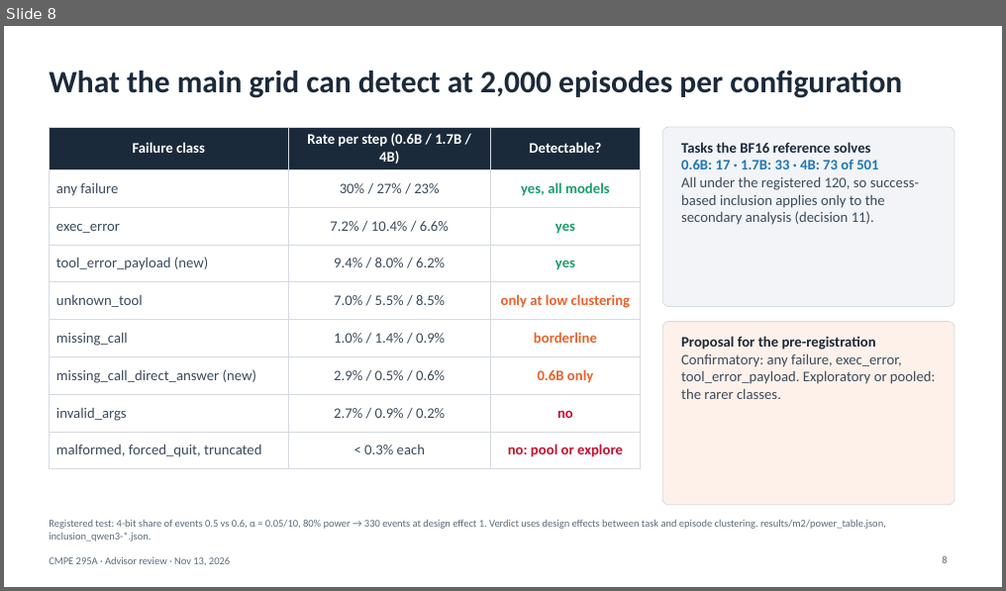
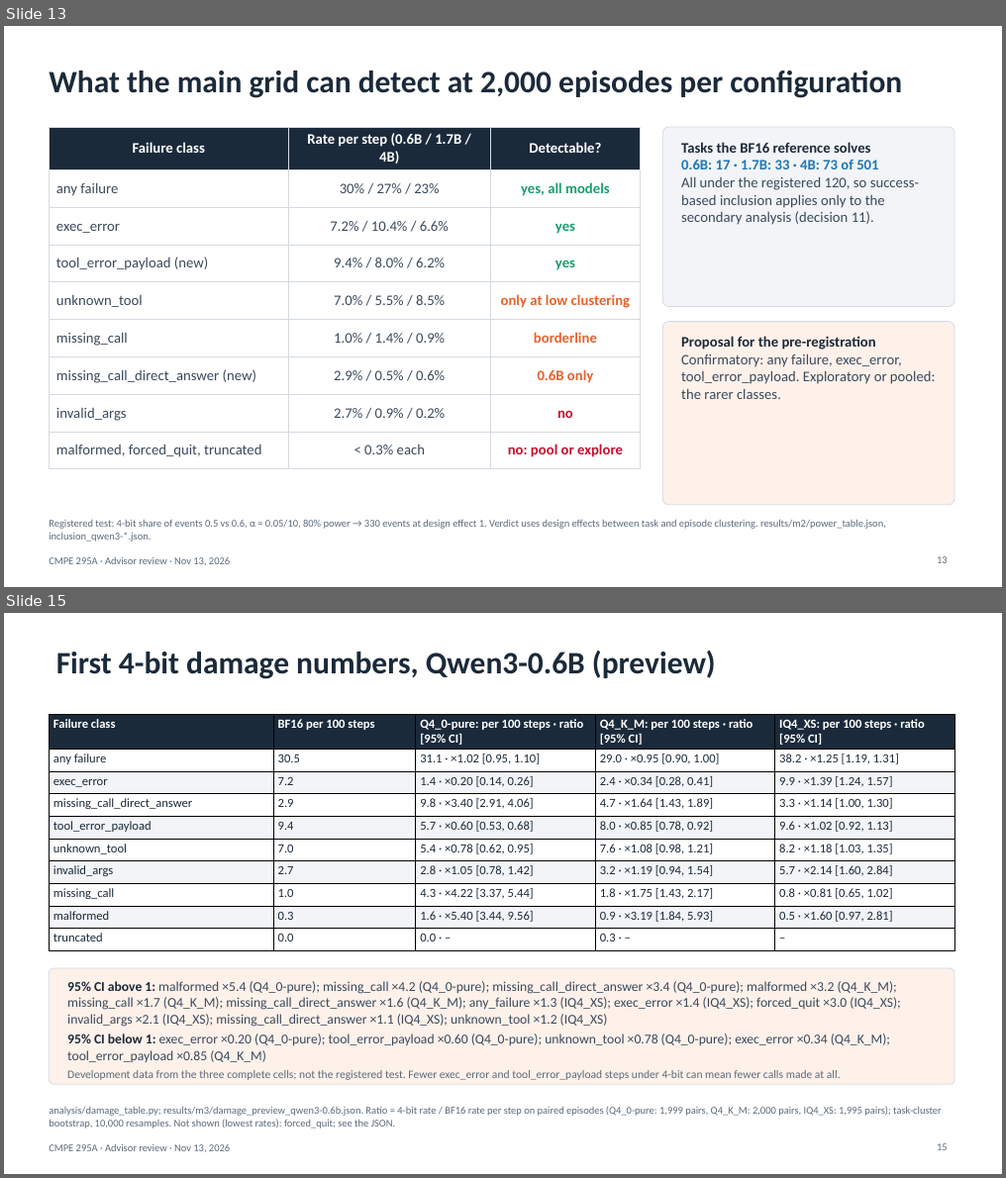
Before and after one commit to VritikaMalhotra/CMPE_295A, a slide deck: presentation/CMPE295A_Advisor_Review_Slides_2026-11-13.pptx. Shown one above the other, each under a label of ours: slide 8 before the commit, slides 13 and 15 after it; the slides between them are not shown. The pictures are 1006x591 and 1006x1178 pixels, drawn with LibreOffice and Linux fonts; fonts in the diff are those of the drawing. Boxes give left, top, right and bottom in pixels: in the first picture for what was removed or moved away, otherwise in the second. Text is boxed around its words. In the diff, an @@ line names an element or a change of style, - is before the commit and + after.

Commit message:
Deck frozen (content): Nov 13 advisor review, pptx and PDF
Built from week a0d2d93 with run_status 12:28 (content freeze moved up
from 16:00). 22 slides; validate.py passes; all pages rendered and
viewed; every line that differs from the audited Nov 11 22:00 text is
checked against its JSON or log source. Only counts change after this
(16:45 refresh).

WB2 owner: Yashashav (M3 prep, deck). Run by Yashashav.

```diff
--- a/presentation/CMPE295A_Advisor_Review_Slides_2026-11-13.pptx
+++ b/presentation/CMPE295A_Advisor_Review_Slides_2026-11-13.pptx
@@ slide 15 added at [4,613,1002,1174], background #FFFFFF; not listed: 1 template element that a slide beside it also shows @@
@@ title added at [56,651,716,679], 30 pt, text #1B2A3A, bold @@
+First 4-bit damage numbers, Qwen3-0.6B (preview)
@@ table added at [49,714,954,946], 10 rows, 5 columns @@
+Failure class | BF16 per 100 steps | Q4_0-pure: per 100 steps · ratio [95% CI] | Q4_K_M: per 100 steps · ratio [95% CI] | IQ4_XS: per 100 steps · ratio [95% CI]
+any failure | 30.5 | 31.1 · ×1.02 [0.95, 1.10] | 29.0 · ×0.95 [0.90, 1.00] | 38.2 · ×1.25 [1.19, 1.31]
+exec_error | 7.2 | 1.4 · ×0.20 [0.14, 0.26] | 2.4 · ×0.34 [0.28, 0.41] | 9.9 · ×1.39 [1.24, 1.57]
+missing_call_direct_answer | 2.9 | 9.8 · ×3.40 [2.91, 4.06] | 4.7 · ×1.64 [1.43, 1.89] | 3.3 · ×1.14 [1.00, 1.30]
+tool_error_payload | 9.4 | 5.7 · ×0.60 [0.53, 0.68] | 8.0 · ×0.85 [0.78, 0.92] | 9.6 · ×1.02 [0.92, 1.13]
+unknown_tool | 7.0 | 5.4 · ×0.78 [0.62, 0.95] | 7.6 · ×1.08 [0.98, 1.21] | 8.2 · ×1.18 [1.03, 1.35]
+invalid_args | 2.7 | 2.8 · ×1.05 [0.78, 1.42] | 3.2 · ×1.19 [0.94, 1.54] | 5.7 · ×2.14 [1.60, 2.84]
+missing_call | 1.0 | 4.3 · ×4.22 [3.37, 5.44] | 1.8 · ×1.75 [1.43, 2.17] | 0.8 · ×0.81 [0.65, 1.02]
+malformed | 0.3 | 1.6 · ×5.40 [3.44, 9.56] | 0.9 · ×3.19 [1.84, 5.93] | 0.5 · ×1.60 [0.97, 2.81]
+truncated | 0.0 | 0.0 · – | 0.3 · – | –
@@ rounded rectangle added at [49,968,954,1084], fill #FDF1EA, outline #D5DAE1 0.75 pt @@
@@ text added at [67,981,900,1080], 13 pt, text #3A4A5C @@
+95% CI above 1: malformed ×5.4 (Q4_0-pure); missing_call ×4.2 (Q4_0-pure); missing_call_direct_answer ×3.4 (Q4_0-pure); malformed ×3.2 (Q4_K_M); missing_call ×1.7 (Q4_K_M); missing_call_direct_answer ×1.6 (Q4_K_M); any_failure ×1.3 (IQ4_XS); exec_error ×1.4 (IQ4_XS); forced_quit ×3.0 (IQ4_XS); invalid_args ×2.1 (IQ4_XS); missing_call_direct_answer ×1.1 (IQ4_XS); unknown_tool ×1.2 (IQ4_XS)
+95% CI below 1: exec_error ×0.20 (Q4_0-pure); tool_error_payload ×0.60 (Q4_0-pure); unknown_tool ×0.78 (Q4_0-pure); exec_error ×0.34 (Q4_K_M); tool_error_payload ×0.85 (Q4_K_M)
+Development data from the three complete cells; not the registered test. Fewer exec_error and tool_error_payload steps under 4-bit can mean fewer calls made at all.
@@ text added at [49,1106,942,1129], 10 pt, text #5B6B7B @@
+analysis/damage_table.py; results/m3/damage_preview_qwen3-0.6b.json. Ratio = 4-bit rate / BF16 rate per step on paired episodes (Q4_0-pure: 1,999 pairs, Q4_K_M: 2,000 pairs, IQ4_XS: 1,995 pairs); task-cluster bootstrap, 10,000 resamples. Not shown (lowest rates): forced_quit; see the JSON.
@@ page number added at [937,1144,947,1151], 10 pt, text #5B6B7B @@
+15
@@ what was slide 8 is now slide 13 @@
@@ page number at [937,557,947,564]: text changed @@
-8
+13
```
Also in this commit, not shown: 6 slides changed, 9 other slides added, 1 slide removed, 1 other file.
